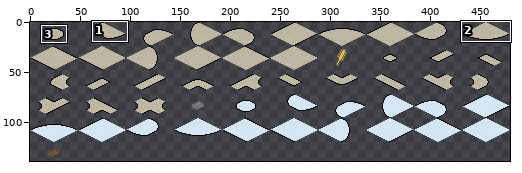
Two versions of one sprite sheet, assets/sprites/paper/flat_48x24.png. Above, an overview of the earlier version with the close-up marked.
Close-up. Before:
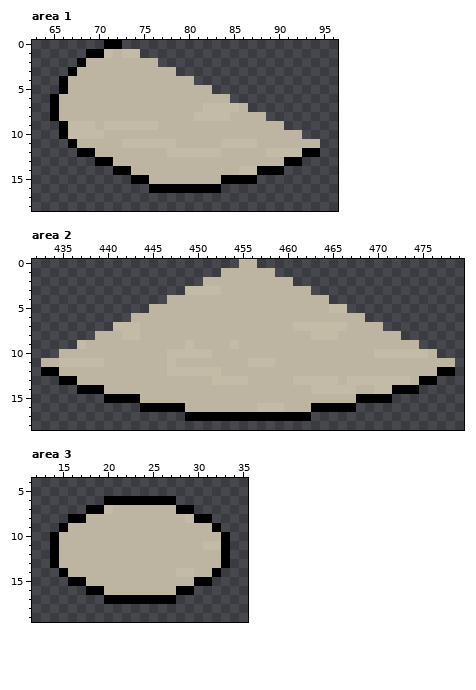
The file is 480x144 pixels. Colours within 5 levels of each other are drawn and written as one. Shown: area 1: x 63..96, y 0..18; area 2: x 432..479, y 0..18; area 3: x 12..35, y 4..19. The wide view leaves out empty margins. The commit also changed other parts of the picture, which this record leaves out.
New version:
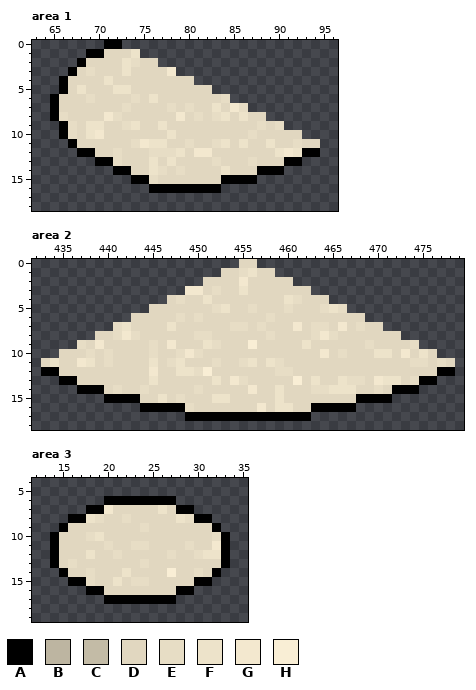
Palette (. is transparent): A #000000  B #bdb5a1  C #c3bba6  D #e1d7c0  E #e7ddc5  F #ede3ca  G #f3e8cf  H #f9eed5
What changed:
Changed rows in their new state; - is an unchanged pixel.
Area 1:
first column x 66:
 1 -----DDDF--------------------
 2 ---DDDDFEDD------------------
 3 --DEDDDFDDDDG----------------
 4 -DDDDFDDDDDDDDD--------------
 5 -DFDDDFFDDDDDDDDD------------
 6 DDDEDDDDEDFDDDDDDDE----------
 7 DDDDDDDEDDDDEDEDDFDGE--------
 8 EDDDDGEDDDDDDGDEDEFDFDD------
 9 -EDFFDDEFDDFDDDDDDDDDDEDE----
10 -EDFGDDDDDDDFDDDDDDDDEDDDDD--
11 --DDDDDDEGFFDDEDDEFDFDDFDDEDD
12 ----DDEDDDEEEFDGGDDDDDDDFGF--
13 ------EDDDFDFDDDDEDDDEDDD----
14 --------DDFEDEDDDDFDDD-------
15 ----------EDDDDDDD-----------
Area 2:
first column x 433:
 0 ----------------------DD----------------------
 1 --------------------DDEFDD--------------------
 2 ------------------DDDDGDDDDD------------------
 3 ----------------GGDEDDFDDDDDDD----------------
 4 --------------DEDDFDDDDDDDDFEDDD--------------
 5 ------------DDDDDDDEFDDEDDDEDDDEFE------------
 6 ----------DDDDDEDEDDDDDDDEDDDDDDDDDD----------
 7 --------EFDDDDFDDDDDDEEDEDDDGDEEDGDEDD--------
 8 ------DDEGEDDDDDDEEDDDDDDEDDDDEGEDDDDDDD------
 9 ----EDGDDDDDEDGDDDFEDDDHDDDDDFDDDDDDEDDDDE----
10 --DDDEDEDDDDEDDEGEDDDDDDDDDDDDDGDEDDDFFDGDFD--
11 DFDDGFDEDDDDFDEFDDDEDDEFDFEDDDDDDDDDDDDDDEEDED
12 --DDDDDDDDDDGDDFFEHDDDDDDDEEDDDDDDDDDDDDDDDD--
13 ----DDDDDDDDFDDDDDDFDGEDDDDDHDFDDFEEDGFFDE----
14 -------DEDDEDDDDDEDDDDDGDDFDDDEEFFFDDED-------
15 -----------DDFDEDDDFFDDDDDFDDDDDDDD-----------
16 ----------------EDDDDDDDGDFFDD----------------
Area 3:
first column x 15:
 7 -----GDDDDDFD-----
 8 ---FEDDEDDDDDFE---
 9 -DDDDDDDDEDDDDDDD-
10 DDDEFDDDDDDDDDDDDE
11 DDDDDEDDEEDDDDEDDG
12 DDDFDDEDDDDDEDDEFF
13 DEDDDDDDDEDDDDDDDD
14 -DDEDDDFDDDDHDDED-
15 ---EDDFDEEDDDDD---
16 -----DDDDDDDD-----
